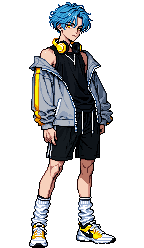
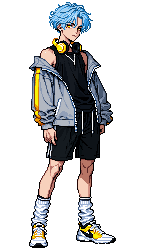
Layers edited between the first and the second 144px x 248px image:
masked "hair" over 49, 2, 93, 42
painted on "wipbody" over 49, 2, 93, 42
hid "Background" (1st of 2) over 49, 2, 93, 42
hid "Background" (2nd of 2) over 49, 2, 93, 42
